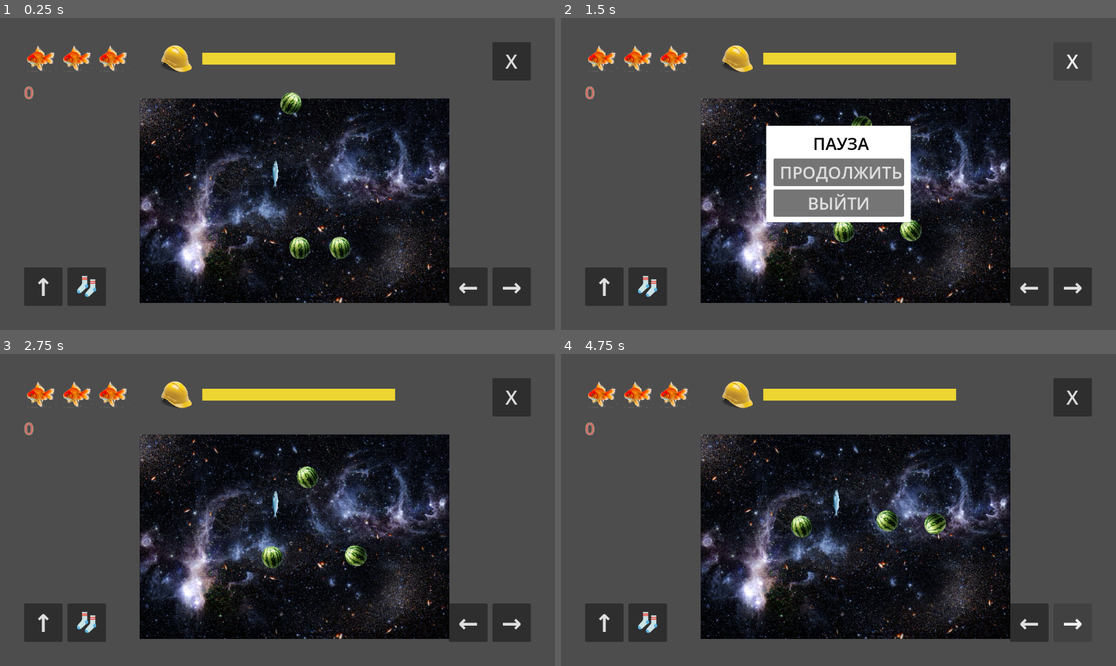
Above: before the commit, frames 1-4 (two rows, left to right).
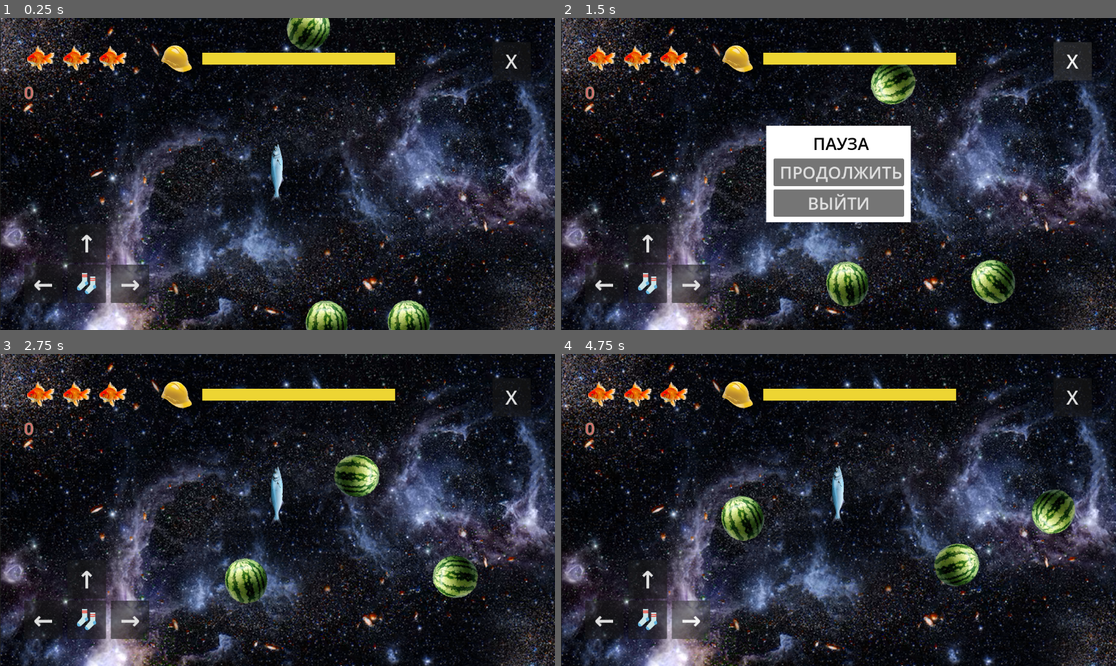
Above: after the commit, the same moments.

Repository: Null-oh/mob6sem
Game: Godot game, scene res://take2/assets/scene_2.tscn
The game is run twice, just before and just after one commit, with the same random seed, the same clock (stepped at 60 frames per second) and the same inputs.
Inputs:
- Up to frame 1 (0.25 s): no input
- Up to frame 2 (1.5 s): click "↑" at 0.5 s; click "X" at 1.25 s
- Up to frame 3 (2.75 s): click "ПРОДОЛЖИТЬ" at 2 s
- Up to frame 4 (4.75 s): click "🧦" at 2.75 s; click "←" at 3.5 s; click "→" at 4.25 s

The runs differ from the first frame. In frame 1, 77% of the frame differs, in the area x 0-100%, y 0-100%; in frame 2, 73%; in frame 3, 77%; in frame 4, 78%.

Commit message:
звуки

Diff:
--- a/scripts/enemy.gd
+++ b/scripts/enemy.gd
@@ -39,10 +39,12 @@
 
 	if follow.progress_ratio >= 1:
 		queue_free()
+		Global2.is_enemy = false
 
 	if health <= 0:
 		Global2.score += 5
 		queue_free()
+		Global2.is_enemy = false
 
 func shoot():
 	var dir = global_position.direction_to(target.global_position)
--- a/take2/assets/fish2.tscn
+++ b/take2/assets/fish2.tscn
@@ -76,5 +76,9 @@
 one_shot = true
 autostart = true
 
+[node name="shoot" type="AudioStreamPlayer2D" parent="." unique_id=1984272870]
+
+[node name="thrust" type="AudioStreamPlayer2D" parent="." unique_id=2063906909]
+
 [connection signal="body_entered" from="." to="." method="_on_body_entered"]
 [connection signal="timeout" from="sock_cooldown" to="." method="_on_sock_cooldown_timeout"]
--- a/take2/assets/interface.tscn
+++ b/take2/assets/interface.tscn
@@ -3,6 +3,7 @@
 [ext_resource type="Script" uid="uid://drp3rhyoougmd" path="res://take2/scripts/interface.gd" id="1_qfl0l"]
 [ext_resource type="Texture2D" uid="uid://bqpqs7uefadqq" path="res://img/pngwing.com.png" id="2_rrwbr"]
 [ext_resource type="Texture2D" uid="uid://d26k23imi40hn" path="res://img/hat.png" id="3_kylta"]
+[ext_resource type="AudioStream" uid="uid://k3ya821jr46o" path="res://sounds/done.mp3" id="4_5so81"]
 
 [sub_resource type="StyleBoxFlat" id="StyleBoxFlat_5so81"]
 bg_color = Color(0.92802936, 0.8338948, 0.20148346, 1)
@@ -23,57 +24,6 @@
 theme_override_constants/margin_top = 50
 theme_override_constants/margin_right = 50
 theme_override_constants/margin_bottom = 50
-
-[node name="HBoxContainer2" type="HBoxContainer" parent="MarginContainer" unique_id=1901999982]
-custom_minimum_size = Vector2(170, 80)
-layout_mode = 2
-size_flags_horizontal = 0
-size_flags_vertical = 8
-theme_override_constants/separation = 10
-
-[node name="thrust" type="Button" parent="MarginContainer/HBoxContainer2" unique_id=1599700831]
-texture_filter = 1
-custom_minimum_size = Vector2(80, 80)
-layout_mode = 2
-size_flags_horizontal = 0
-size_flags_vertical = 8
-focus_mode = 1
-theme_override_font_sizes/font_size = 50
-text = " ↑ "
-
-[node name="fire" type="Button" parent="MarginContainer/HBoxContainer2" unique_id=1972720982]
-custom_minimum_size = Vector2(80, 80)
-layout_mode = 2
-focus_mode = 1
-theme_override_font_sizes/font_size = 50
-text = "🧦"
-
-[node name="HBoxContainer" type="HBoxContainer" parent="MarginContainer" unique_id=672303994]
-custom_minimum_size = Vector2(170, 80)
-layout_mode = 2
-size_flags_horizontal = 8
-size_flags_vertical = 8
-theme_override_constants/separation = 10
-
-[node name="left" type="Button" parent="MarginContainer/HBoxContainer" unique_id=1168699334]
-texture_filter = 1
-custom_minimum_size = Vector2(80, 80)
-layout_mode = 2
-size_flags_horizontal = 8
-size_flags_vertical = 8
-focus_mode = 1
-theme_override_font_sizes/font_size = 50
-text = " ← "
-
-[node name="right" type="Button" parent="MarginContainer/HBoxContainer" unique_id=1213064421]
-texture_filter = 1
-custom_minimum_size = Vector2(80, 80)
-layout_mode = 2
-size_flags_horizontal = 8
-size_flags_vertical = 8
-focus_mode = 1
-theme_override_font_sizes/font_size = 50
-text = " → "
 
 [node name="pause" type="ColorRect" parent="MarginContainer" unique_id=2103476602]
 custom_minimum_size = Vector2(300, 200)
@@ -227,7 +177,6 @@
 layout_mode = 2
 size_flags_vertical = 4
 theme = SubResource("Theme_xmwj6")
-value = 0.75
 show_percentage = false
 
 [node name="HBoxContainer3" type="HBoxContainer" parent="MarginContainer/VBoxContainer" unique_id=580994600]
@@ -243,16 +192,83 @@
 theme_override_font_sizes/font_size = 40
 text = " X "
 
-[connection signal="button_down" from="MarginContainer/HBoxContainer2/thrust" to="." method="_on_thrust_button_down"]
-[connection signal="button_up" from="MarginContainer/HBoxContainer2/thrust" to="." method="_on_thrust_button_up"]
-[connection signal="button_down" from="MarginContainer/HBoxContainer2/fire" to="." method="_on_fire_button_down"]
-[connection signal="button_up" from="MarginContainer/HBoxContainer2/fire" to="." method="_on_fire_button_up"]
-[connection signal="button_down" from="MarginContainer/HBoxContainer/left" to="." method="_on_left_button_down"]
-[connection signal="button_up" from="MarginContainer/HBoxContainer/left" to="." method="_on_left_button_up"]
-[connection signal="button_down" from="MarginContainer/HBoxContainer/right" to="." method="_on_right_button_down"]
-[connection signal="button_up" from="MarginContainer/HBoxContainer/right" to="." method="_on_right_button_up"]
+[node name="HBoxContainer3" type="HBoxContainer" parent="MarginContainer" unique_id=1785131833]
+layout_mode = 2
+size_flags_vertical = 8
+
+[node name="VBoxContainer" type="VBoxContainer" parent="MarginContainer/HBoxContainer3" unique_id=70146261]
+layout_mode = 2
+
+[node name="HBoxContainer2" type="HBoxContainer" parent="MarginContainer/HBoxContainer3/VBoxContainer" unique_id=1901999982]
+custom_minimum_size = Vector2(170, 80)
+layout_mode = 2
+size_flags_horizontal = 8
+size_flags_vertical = 8
+theme_override_constants/separation = 10
+
+[node name="thrust" type="Button" parent="MarginContainer/HBoxContainer3/VBoxContainer/HBoxContainer2" unique_id=1599700831]
+texture_filter = 1
+custom_minimum_size = Vector2(80, 80)
+layout_mode = 2
+size_flags_horizontal = 0
+size_flags_vertical = 8
+focus_mode = 1
+theme_override_font_sizes/font_size = 50
+text = " ↑ "
+
+[node name="HBoxContainer" type="HBoxContainer" parent="MarginContainer/HBoxContainer3/VBoxContainer" unique_id=672303994]
+custom_minimum_size = Vector2(170, 80)
+layout_mode = 2
+size_flags_horizontal = 0
+size_flags_vertical = 8
+theme_override_constants/separation = 10
+
+[node name="left" type="Button" parent="MarginContainer/HBoxContainer3/VBoxContainer/HBoxContainer" unique_id=1168699334]
+texture_filter = 1
+custom_minimum_size = Vector2(80, 80)
+layout_mode = 2
+size_flags_horizontal = 8
+size_flags_vertical = 8
+focus_mode = 1
+theme_override_font_sizes/font_size = 50
+text = " ← "
+
+[node name="fire" type="Button" parent="MarginContainer/HBoxContainer3/VBoxContainer/HBoxContainer" unique_id=1972720982]
+custom_minimum_size = Vector2(80, 80)
+layout_mode = 2
+focus_mode = 1
+theme_override_font_sizes/font_size = 50
+text = "🧦"
+
+[node name="right" type="Button" parent="MarginContainer/HBoxContainer3/VBoxContainer/HBoxContainer" unique_id=1213064421]
+texture_filter = 1
+custom_minimum_size = Vector2(80, 80)
+layout_mode = 2
+size_flags_horizontal = 8
+size_flags_vertical = 8
+focus_mode = 1
+theme_override_font_sizes/font_size = 50
+text = " → "
+
+[node name="VideoStreamPlayer" type="VideoStreamPlayer" parent="MarginContainer/HBoxContainer3" unique_id=1794444058]
+custom_minimum_size = Vector2(170, 170)
+layout_mode = 2
+size_flags_horizontal = 10
+
+[node name="ded_sound" type="AudioStreamPlayer2D" parent="." unique_id=1808689581]
+process_mode = 3
+stream = ExtResource("4_5so81")
+
 [connection signal="pressed" from="MarginContainer/pause/MarginContainer/VBoxContainer/back" to="." method="_on_back_pressed"]
 [connection signal="pressed" from="MarginContainer/pause/MarginContainer/VBoxContainer/exit" to="." method="_on_exit_pressed"]
 [connection signal="pressed" from="MarginContainer/fail/MarginContainer/VBoxContainer/again" to="." method="_on_again_pressed"]
 [connection signal="pressed" from="MarginContainer/fail/MarginContainer/VBoxContainer/exit" to="." method="_on_exit_pressed"]
 [connection signal="pressed" from="MarginContainer/VBoxContainer/HBoxContainer3/pause" to="." method="_on_pause_pressed"]
+[connection signal="button_down" from="MarginContainer/HBoxContainer3/VBoxContainer/HBoxContainer2/thrust" to="." method="_on_thrust_button_down"]
+[connection signal="button_up" from="MarginContainer/HBoxContainer3/VBoxContainer/HBoxContainer2/thrust" to="." method="_on_thrust_button_up"]
+[connection signal="button_down" from="MarginContainer/HBoxContainer3/VBoxContainer/HBoxContainer/left" to="." method="_on_left_button_down"]
+[connection signal="button_up" from="MarginContainer/HBoxContainer3/VBoxContainer/HBoxContainer/left" to="." method="_on_left_button_up"]
+[connection signal="button_down" from="MarginContainer/HBoxContainer3/VBoxContainer/HBoxContainer/fire" to="." method="_on_fire_button_down"]
+[connection signal="button_up" from="MarginContainer/HBoxContainer3/VBoxContainer/HBoxContainer/fire" to="." method="_on_fire_button_up"]
+[connection signal="button_down" from="MarginContainer/HBoxContainer3/VBoxContainer/HBoxContainer/right" to="." method="_on_right_button_down"]
+[connection signal="button_up" from="MarginContainer/HBoxContainer3/VBoxContainer/HBoxContainer/right" to="." method="_on_right_button_up"]
--- a/take2/assets/scene_2.tscn
+++ b/take2/assets/scene_2.tscn
@@ -33,8 +33,4 @@
 [node name="enemyTimer" type="Timer" parent="." unique_id=2141566577]
 one_shot = true
 
-[node name="Camera2D" type="Camera2D" parent="." unique_id=621393436]
-position = Vector2(584, 320)
-zoom = Vector2(0.49, 0.49)
-
 [connection signal="timeout" from="enemyTimer" to="." method="_on_enemy_timer_timeout"]
--- a/take2/scripts/fish2.gd
+++ b/take2/scripts/fish2.gd
@@ -33,6 +33,18 @@
 
 @export var max_shield : float = 100
 @export var shield_regen : float = 5
+
+@onready var shoot_sound = $shoot
+@onready var short1 = preload("res://sounds/short1.mp3")
+@onready var short2 = preload("res://sounds/short2.mp3")
+@onready var short3 = preload("res://sounds/short3.mp3")
+@onready var short4 = preload("res://sounds/short4.mp3")
+
+@onready var thrust_sound = $thrust
+@onready var long1 = preload("res://sounds/long1.mp3")
+@onready var long2 = preload("res://sounds/long2.mp3")
+
+
 
 func _ready():
 	change_state(ALIVE)
@@ -75,8 +87,25 @@
 		Global2.lives -= 1
 		Global2.shield = max_shield
 
+func play_short():
+	var sounds = [short1, short2, short3, short4 ]
+	var random_index = randi() % sounds.size()
+	shoot_sound.stream = sounds[random_index]
+	shoot_sound.play()
+
+func play_long():
+	if thrust_sound.playing:
+		return
+
+	var sounds = [long1, long2 ]
+	var random_index = randi() % sounds.size()
+	thrust_sound.stream = sounds[random_index]
+	thrust_sound.play()
 
 func get_input():
+	if !Global2.playing:
+		return
+
 	thrust = Vector2.ZERO
 	if state in [DED, INIT]:
 		return
@@ -84,8 +113,10 @@
 	if Input.is_action_pressed("ui_up") or is_thrust:
 		thrust = - transform.y * engine_power
 		bubbles.emitting = true
+		play_long()
 	else:
 		bubbles.emitting = false
+		thrust_sound.stop()
 
 	var input_dir = 0
 	if is_left:
@@ -124,6 +155,7 @@
 	var sock_instance = sock_scene.instantiate()
 	get_tree().root.add_child(sock_instance)
 	sock_instance.start($muzzle.global_transform)
+	play_short()
 
 func _on_body_entered(body):
 	if body.is_in_group("materwelons") or body.is_in_group("food"):
--- a/take2/scripts/global2.gd
+++ b/take2/scripts/global2.gd
@@ -1,7 +1,9 @@
 #это глобал2
 extends Node
 
-var lives : int = 3
+var playing: bool = true
+
+var lives : int = 1
 
 var materwelons : int = 0
 
@@ -10,3 +12,6 @@
 var shield = 100
 
 var global_screensize: Vector2
+
+var is_enemy: bool = false
+var enemy_ded: bool = false
--- a/take2/scripts/interface.gd
+++ b/take2/scripts/interface.gd
@@ -25,14 +25,20 @@
 @onready var shield_texture = $MarginContainer/VBoxContainer/shield/TextureRect
 @onready var shield_bar = $MarginContainer/VBoxContainer/shield/ProgressBar
 
+@onready var ded_sound = $ded_sound
+
 func _ready():
-	Engine.time_scale = 1
+	#Engine.time_scale = 1
+	Global2.playing = true
 	Global2.lives = 3
 	Global2.materwelons = 0
 	pause_window.visible = false
 	fail_window.visible = false
 	score_label.text = str(Global2.score)
 	set_lives()
+
+	print(ded_sound)
+	print(ded_sound.stream)
 
 func _process(_delta):
 	set_lives()
@@ -64,8 +70,19 @@
 			l1.visible = false
 			l2.visible = false
 			l3.visible = false
-			Engine.time_scale = 0
+
+			#Engine.time_scale = 0
+			Global2.playing = false
 			fail_window.visible = true
+			print("Пытаюсь сыграть ded_sound. ded_sound = ", ded_sound)
+			if ded_sound:
+				print("stream = ", ded_sound.stream)
+				print("before play: playing = ", ded_sound.playing)
+				ded_sound.play()
+				print("after play: playing = ", ded_sound.playing)
+				await get_tree().create_timer(0.5).timeout
+				print("через 0.5 сек: playing = ", ded_sound.playing)
+
 
 func _on_thrust_button_up():
 	thrust_up.emit()
@@ -93,16 +110,19 @@
 
 func _on_back_pressed():
 	pause_window.visible = false
-	Engine.time_scale = 1
+	#Engine.time_scale = 1
+	Global2.playing = true
 
 func _on_exit_pressed():
 	get_tree().quit()
 
 func _on_pause_pressed():
 	pause_window.visible = true
-	Engine.time_scale = 0
+	#Engine.time_scale = 0
+	Global2.playing = false
 
 func _on_again_pressed():
-	Engine.time_scale = 1
+	#Engine.time_scale = 1
+	Global2.playing = true
 	fail_window.visible = false
 	get_tree().reload_current_scene()
--- a/take2/scripts/scene_2.gd
+++ b/take2/scripts/scene_2.gd
@@ -19,6 +19,7 @@
 	enemyTimer.start(randf_range(5, 10))
 
 	Global2.global_screensize = get_viewport().get_visible_rect().size
+	Global2.is_enemy = false
 
 func _process(_delta):
 	if !spawning and Global2.materwelons <= 0:
@@ -50,4 +51,5 @@
 	var enemy_instance = enemy_scene.instantiate()
 	add_child(enemy_instance)
 	enemy_instance.target = $Fish2
+	Global2.is_enemy = true
 	enemyTimer.start(randf_range(20, 40))
Not shown, added: videos/ded.mp4
Not shown, added: videos/ding1.mp4
Not shown, added: videos/go1.mp4
